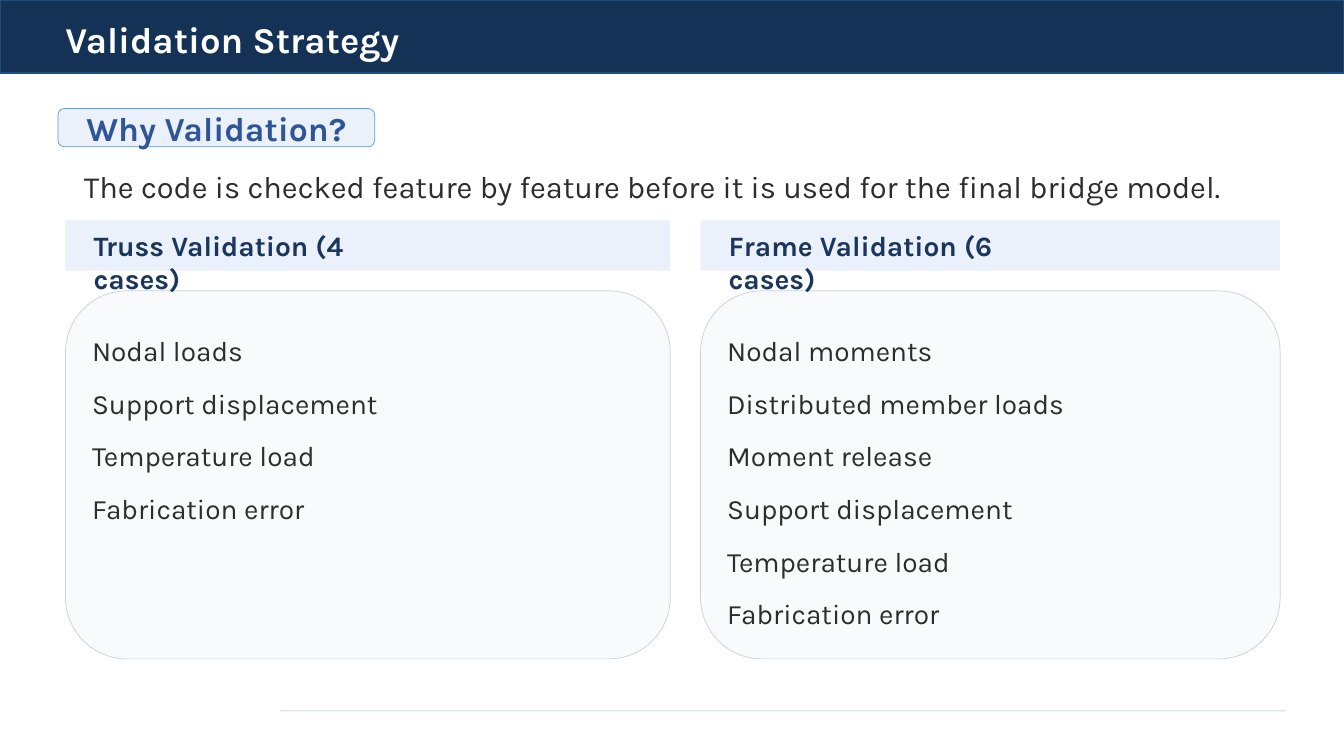
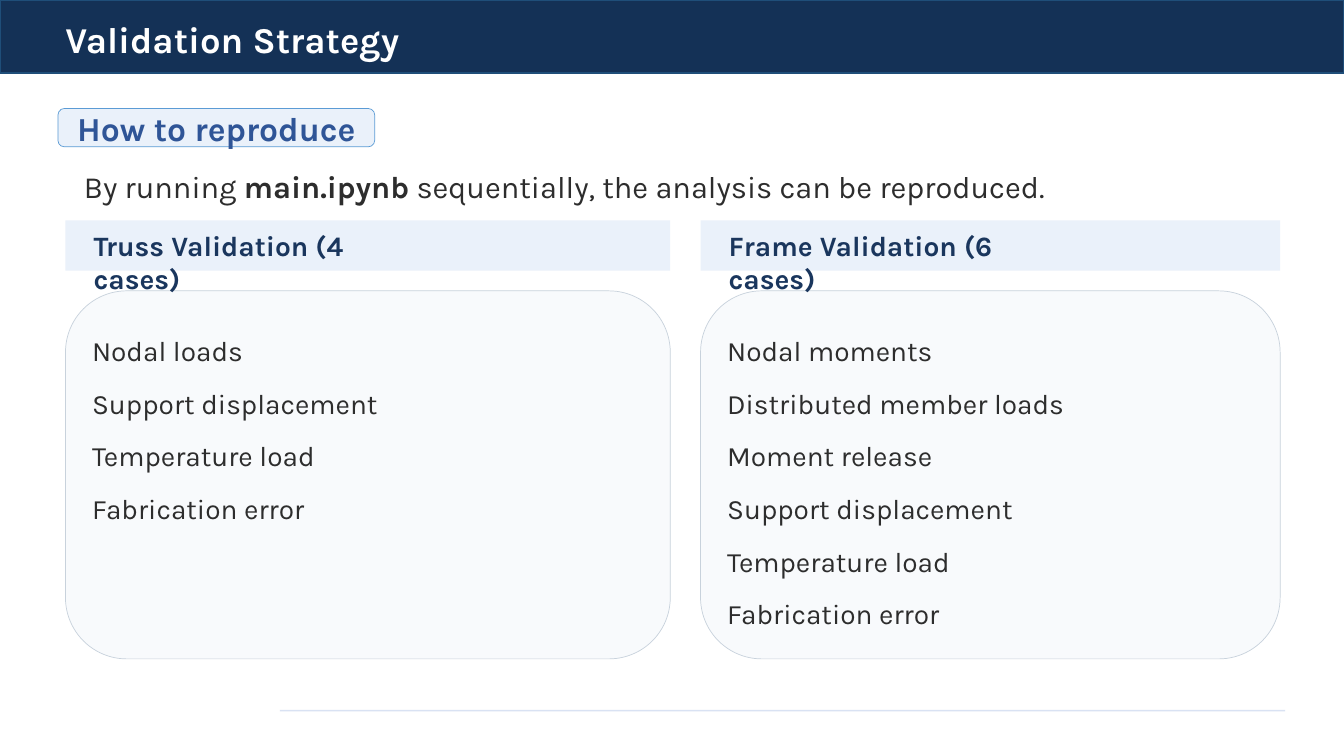
Before and after one commit to yousertin/MSA-Project, a slide deck: slide 3 of presentation/MSA_Project_Presentation.pptx. Drawn at 1344x756 pixels with LibreOffice and Linux fonts; fonts in the diff are those of the drawing; background and template pictures are left out. Boxes give left, top, right and bottom in pixels: in the first picture for what was removed or moved away, otherwise in the second. Text is boxed around its words. In the diff, an @@ line names an element or a change of style, - is before the commit and + after.

```diff
--- a/presentation/MSA_Project_Presentation.pptx
+++ b/presentation/MSA_Project_Presentation.pptx
@@ text in rounded rectangle at box(77, 118, 356, 149): text changed @@
-Why Validation?
+How to reproduce
@@ text at box(84, 176, 1045, 206): text changed @@
-The code is checked feature by feature before it is used for the final bridge model.
+By running main.ipynb sequentially, the analysis can be reproduced.
```
Also in this commit, not shown: 3 other slides changed, 25 other files.
